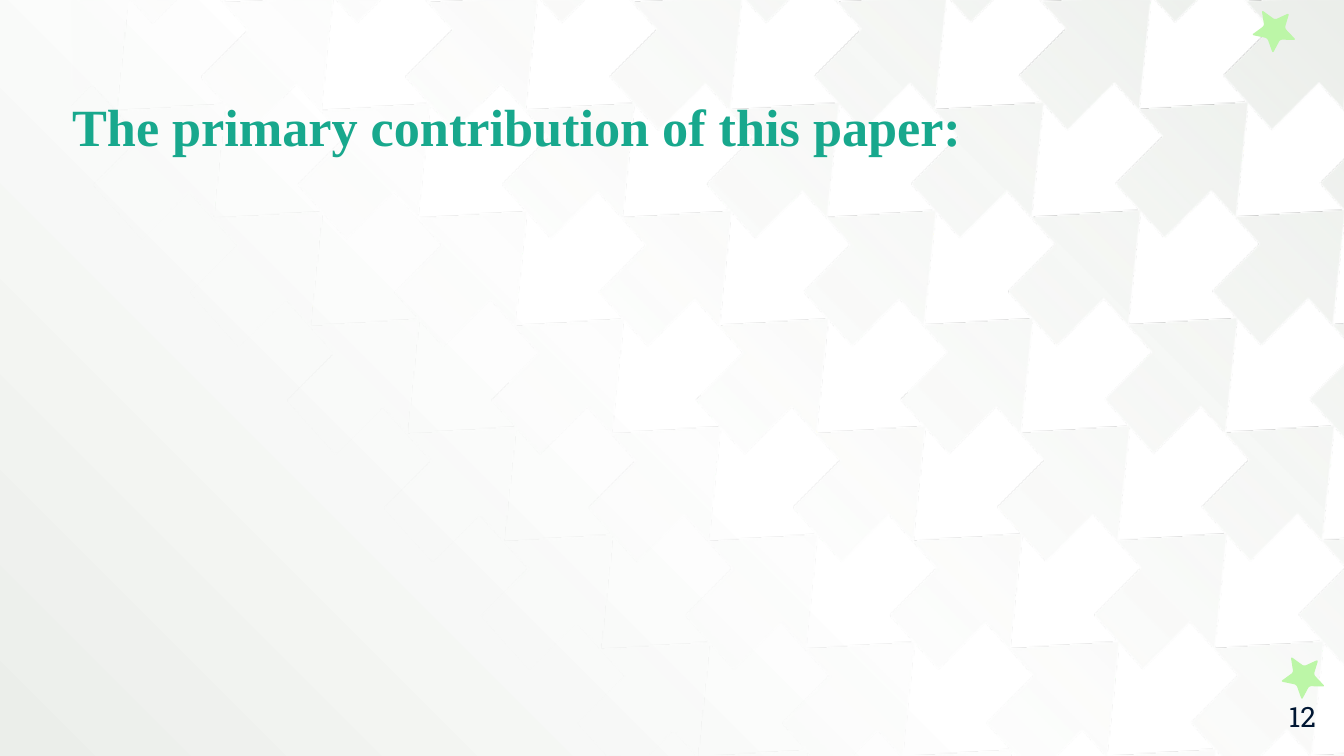
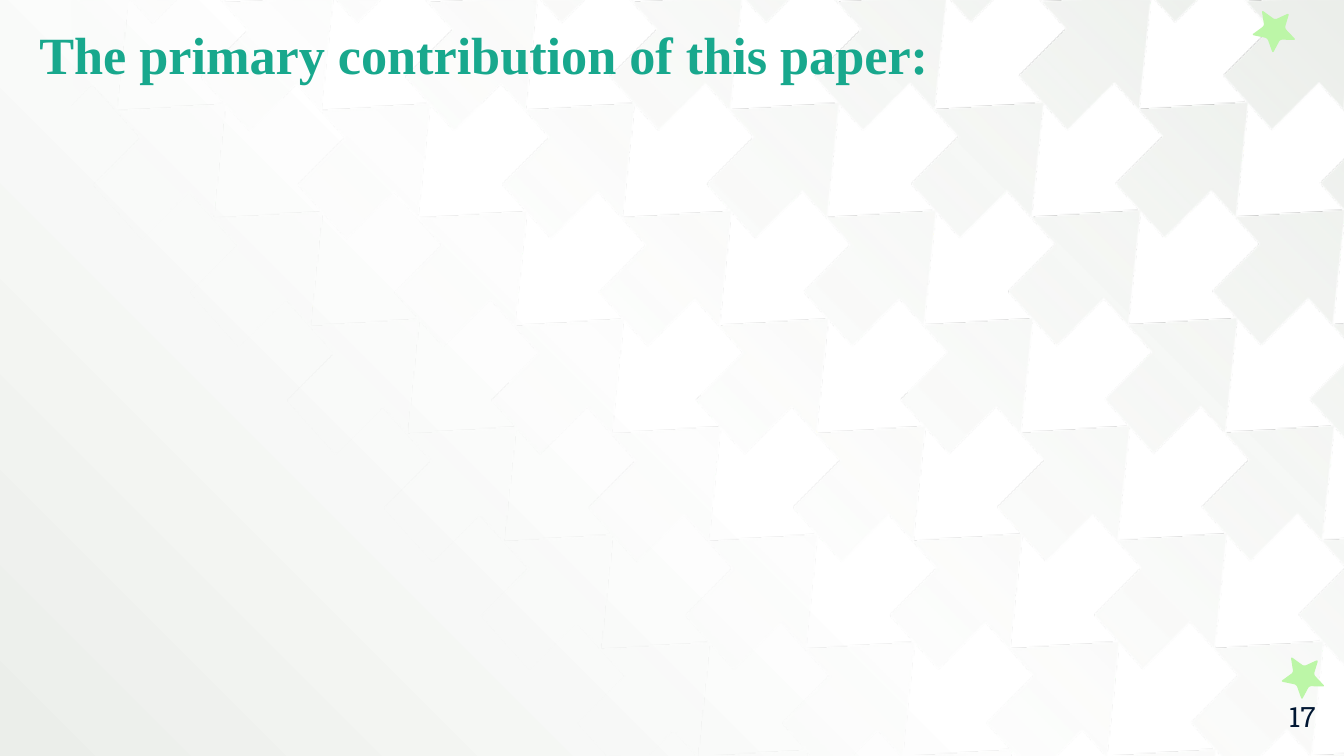
Before and after one commit to ThanigaivelGanapathi/ML-Mini-Project, a slide deck: slide 17 of College Report PPT.pptx (slide 12 before the commit). Drawn at 1344x756 pixels with LibreOffice and Linux fonts; fonts in the diff are those of the drawing. Boxes give left, top, right and bottom in pixels: in the first picture for what was removed or moved away, otherwise in the second. Text is boxed around its words. In the diff, an @@ line names an element or a change of style, - is before the commit and + after.

```diff
--- a/College Report PPT.pptx
+++ b/College Report PPT.pptx
@@ text "The primary contribution of this ...": place and size @@
-text "The primary contribution of this ..." at (72, 109, 961, 157)
+text "The primary contribution of this ..." at (39, 37, 928, 84)
@@ page number at (1289, 707, 1316, 727): text changed @@
-12
+17
```
Also in this commit, not shown: 4 other slides changed, 6 slides added, 5 slides removed.
